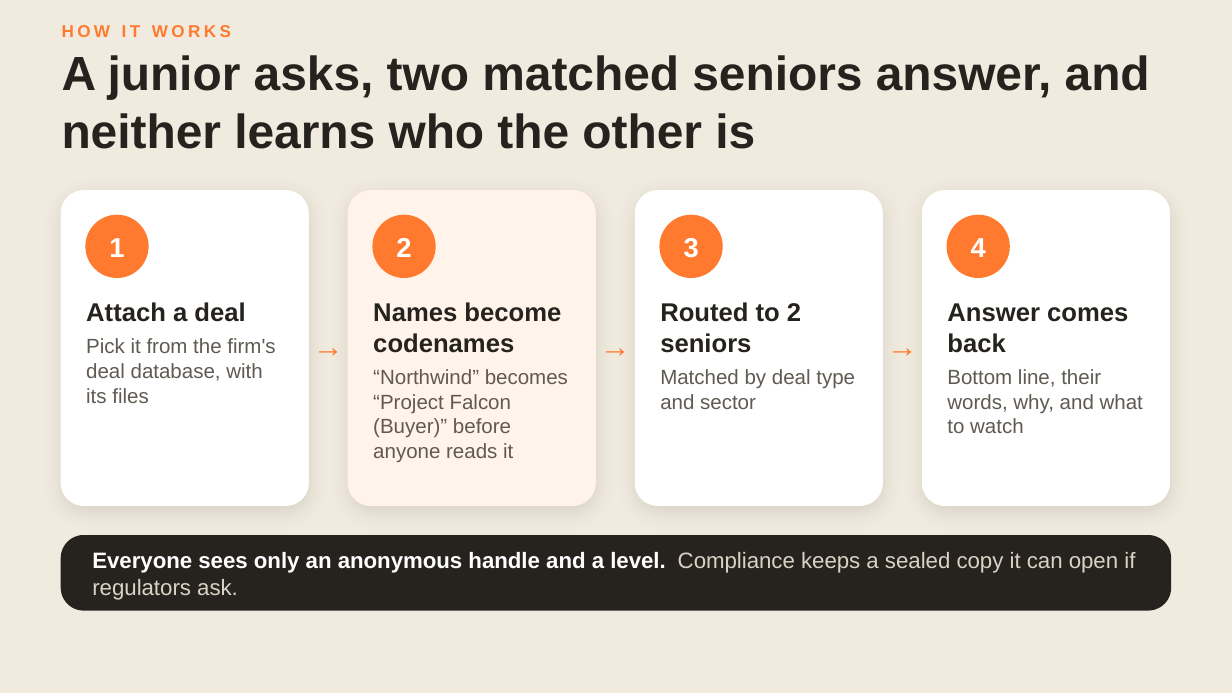
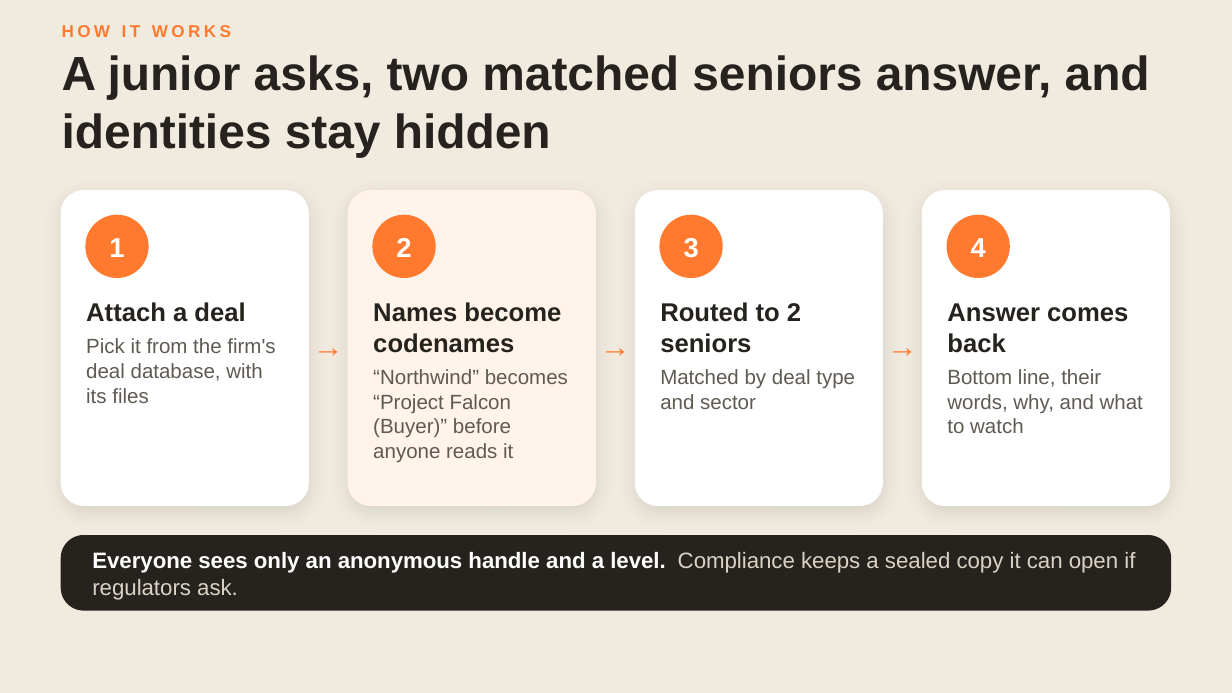
Before and after one commit to philiprmocanu-cell/SanFran44, a slide deck: slide 5 of docs/Deal-Desk.pptx. Drawn at 1232x693 pixels with LibreOffice and Linux fonts; fonts in the diff are those of the drawing. Boxes give left, top, right and bottom in pixels: in the first picture for what was removed or moved away, otherwise in the second. Text is boxed around its words. In the diff, an @@ line names an element or a change of style, - is before the commit and + after.

```diff
--- a/docs/Deal-Desk.pptx
+++ b/docs/Deal-Desk.pptx
@@ text at (62,55,1150,157): text changed @@
-A junior asks, two matched seniors answer, and neither learns who the other is
+A junior asks, two matched seniors answer, and identities stay hidden
```
Also in this commit, not shown: 4 other slides changed.
